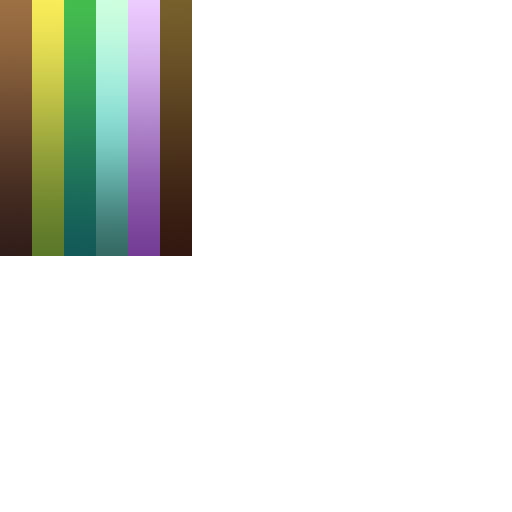
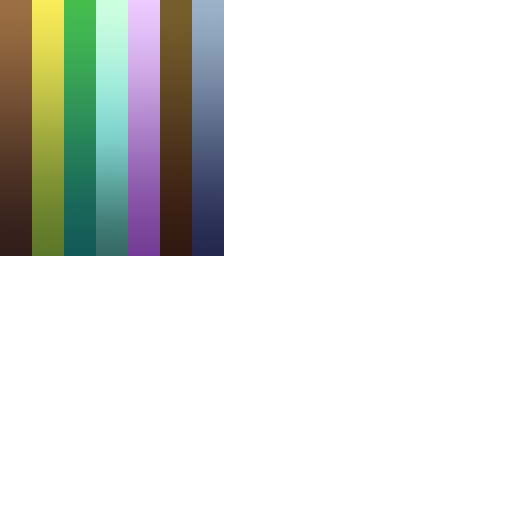
Layer changes from the first 512×512 image to the second:
added layer "Rectangle 1" (2nd of 7) above "Rectangle 1" over [192, 0, 224, 256]
